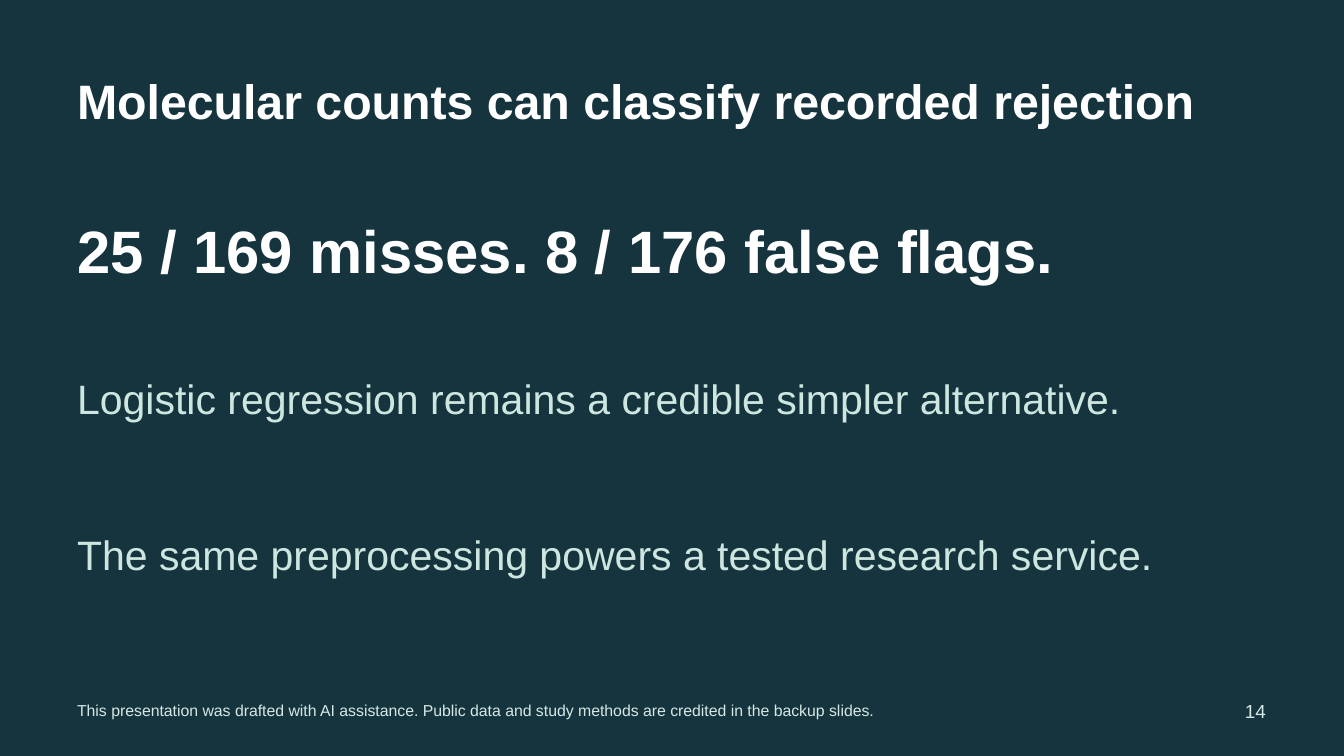
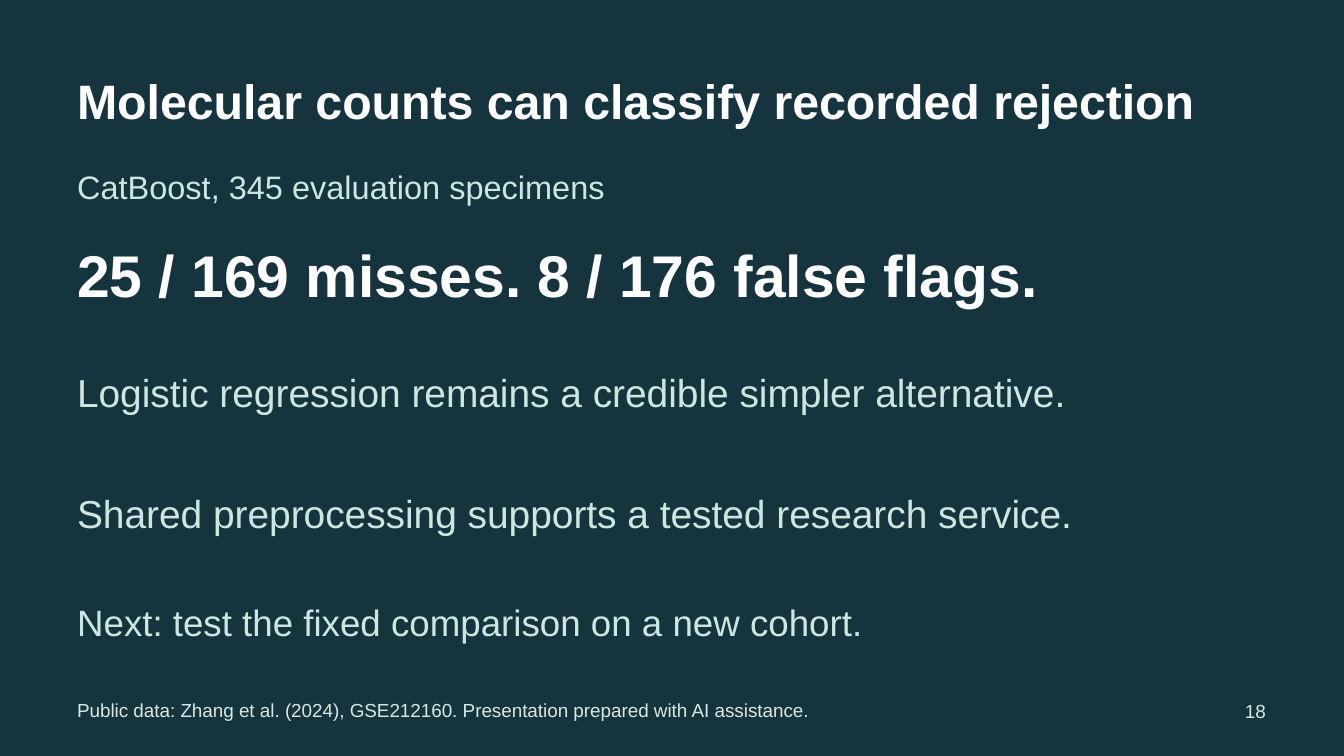
Before and after one commit to ca34525/Kidney-Biopsy-Rejection-Classifier, a slide deck: slide 18 of presentation/unos_kidney_biopsy.pptx (slide 14 before the commit). Drawn at 1344x756 pixels with LibreOffice and Linux fonts; fonts in the diff are those of the drawing. Boxes give left, top, right and bottom in pixels: in the first picture for what was removed or moved away, otherwise in the second. Text is boxed around its words. In the diff, an @@ line names an element or a change of style, - is before the commit and + after.

Commit message:
Align presentation slides with the speaking script

```diff
--- a/presentation/unos_kidney_biopsy.pptx
+++ b/presentation/unos_kidney_biopsy.pptx
@@ text added at [77, 175, 604, 205], 23.2 pt, text #CDE6DF @@
+CatBoost, 345 evaluation specimens
@@ text "25 / 169 misses. 8 ...": place and size @@
-text "25 / 169 misses. 8 ..." at [77, 229, 1053, 284]
+text "25 / 169 misses. 8 ..." at [77, 254, 1037, 308]
@@ text "25 / 169 misses. 8 ..." at [77, 254, 1037, 308]: size 42.8 to 42 pt @@
@@ text "Logistic regression remains a credible ..." at [77, 379, 1065, 414]: size 29.2 to 27.8 pt @@
@@ text at [77, 500, 1072, 535]: text changed; size 29.2 to 27.8 pt @@
-The same preprocessing powers a tested research service.
+Shared preprocessing supports a tested research service.
@@ text added at [77, 609, 862, 644], 26.2 pt, text #CDE6DF @@
+Next: test the fixed comparison on a new cohort.
@@ text at [77, 703, 809, 721]: text changed; size 11.2 to 13.5 pt @@
-This presentation was drafted with AI assistance. Public data and study methods are credited in the backup slides.
+Public data: Zhang et al. (2024), GSE212160. Presentation prepared with AI assistance.
@@ text at [1245, 705, 1266, 718]: text changed @@
-14
+18
```
Also in this commit, not shown: 15 other slides changed, 8 slides added, 4 slides removed, 42 other files.
